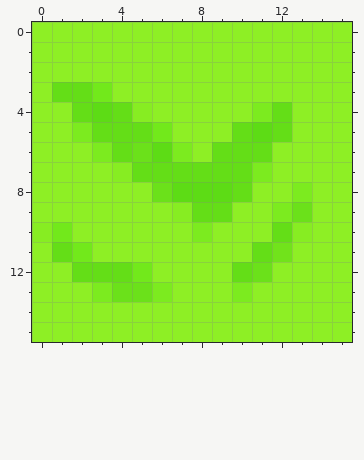
Pixel-art sprite: rpgtiles/grass.png. Above, as it was before the edit.
The file is 16x16 pixels. Colours within 5 levels of each other are drawn and written as one.
After the commit:
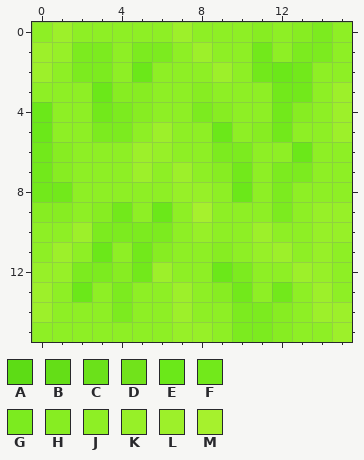
Palette (. is transparent): A #5ddc15  B #64de17  C #6be11a  D #71e31b  E #6be819  F #72e91b  G #7ceb1f  H #87ed22  J #8eef25  K #97f028  L #9df02a  M #a6f12d
What changed:
@@ x 0..15 @@
- 0 JJJJJJJJJJJJJJJJ
- 1 JJJJJJJJJJJJJJJJ
- 2 JJJJJJJJJJJJJJJJ
- 3 JBBFJJJJJJJJJJJJ
- 4 JJBABHJJJJJGBJJJ
- 5 JJGBBBFJJJBABJJJ
- 6 JJJGBCAGJBBBJJJJ
- 7 JJJJHBBBBBBGJJJJ
- 8 JJJJJJCAAABJJGJJ
- 9 JJJJJJJHBBJJGCJJ
-10 HFJJJJJJGJJJBHJJ
-11 JBFJJJJJJJJBDJJJ
-12 JJBBBFJJJJBCJJJJ
-13 JJJGCCGJJJGJJJJJ
-14 JJJJJJJJJJJJJJJJ
-15 JJJJJJJJJJJJJJJJ
+ 0 JLJJJJJLJJJHJHGJ
+ 1 LKGGJGGJLJJFJGGJ
+ 2 LJGGJEJJJLJFEFJJ
+ 3 JJJEHHJJHJJJFFJL
+ 4 EJJFGHJJGHJJFHJL
+ 5 EJJGGJLJJEJHFJJL
+ 6 FHJJJLKJJGGJJEJJ
+ 7 FHJJJLJLJHFJGGJJ
+ 8 FFJJJJJKKJEJGJJJ
+ 9 HHJHFJEJMJJJGJKK
+10 JJLGGGGJKJJLJJKK
+11 JLJEJFHJJHJKLJKJ
+12 KKGGHFLJJEGJJLKJ
+13 LJEJGJJLJHFJFJLJ
+14 LJJJGJJLJJGGHJLL
+15 JJJJJJJKKJGGHJJL
Pixel boxes of the changes (left, top, right, bottom) in both pictures:
changed: (32, 22, 352, 342)
